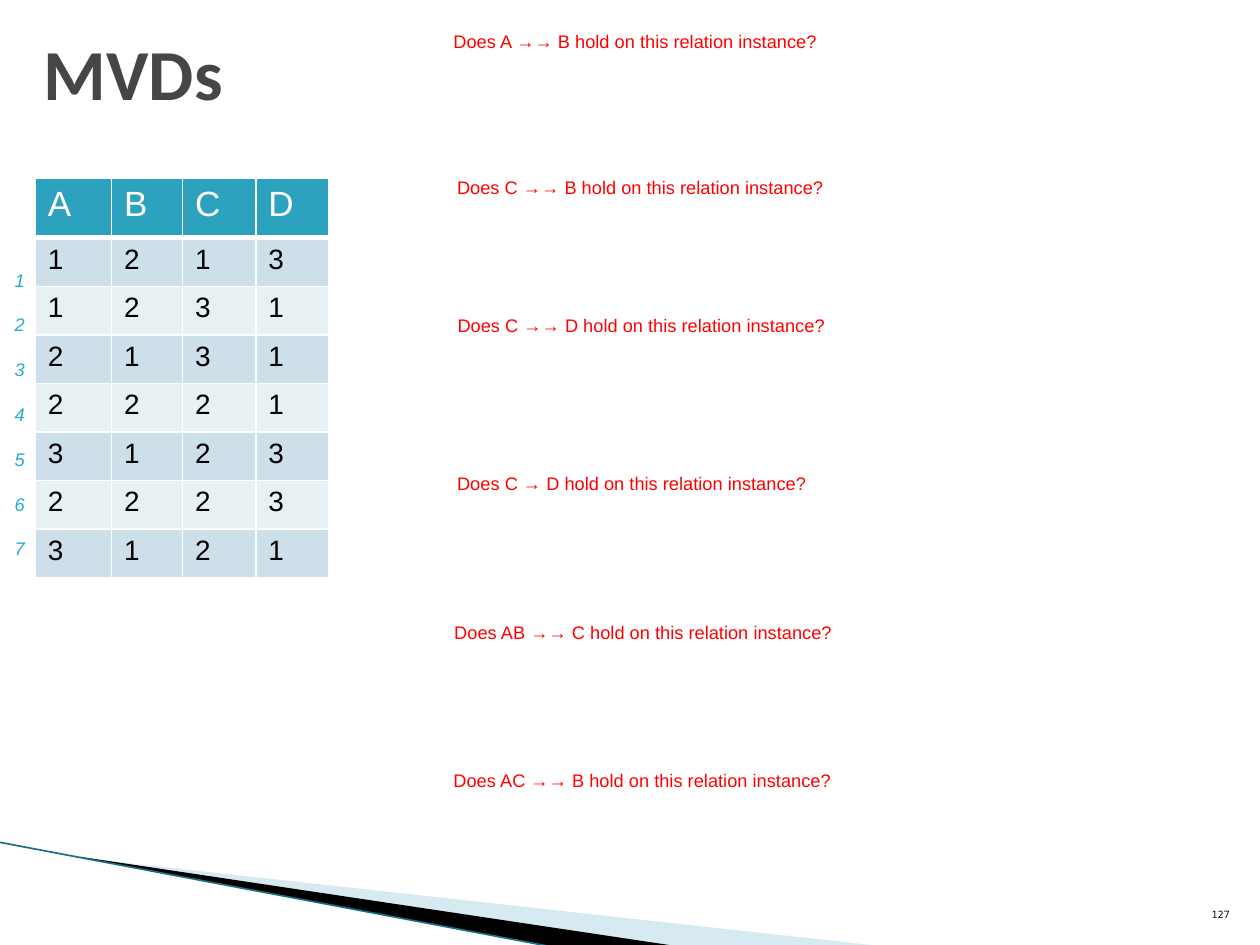
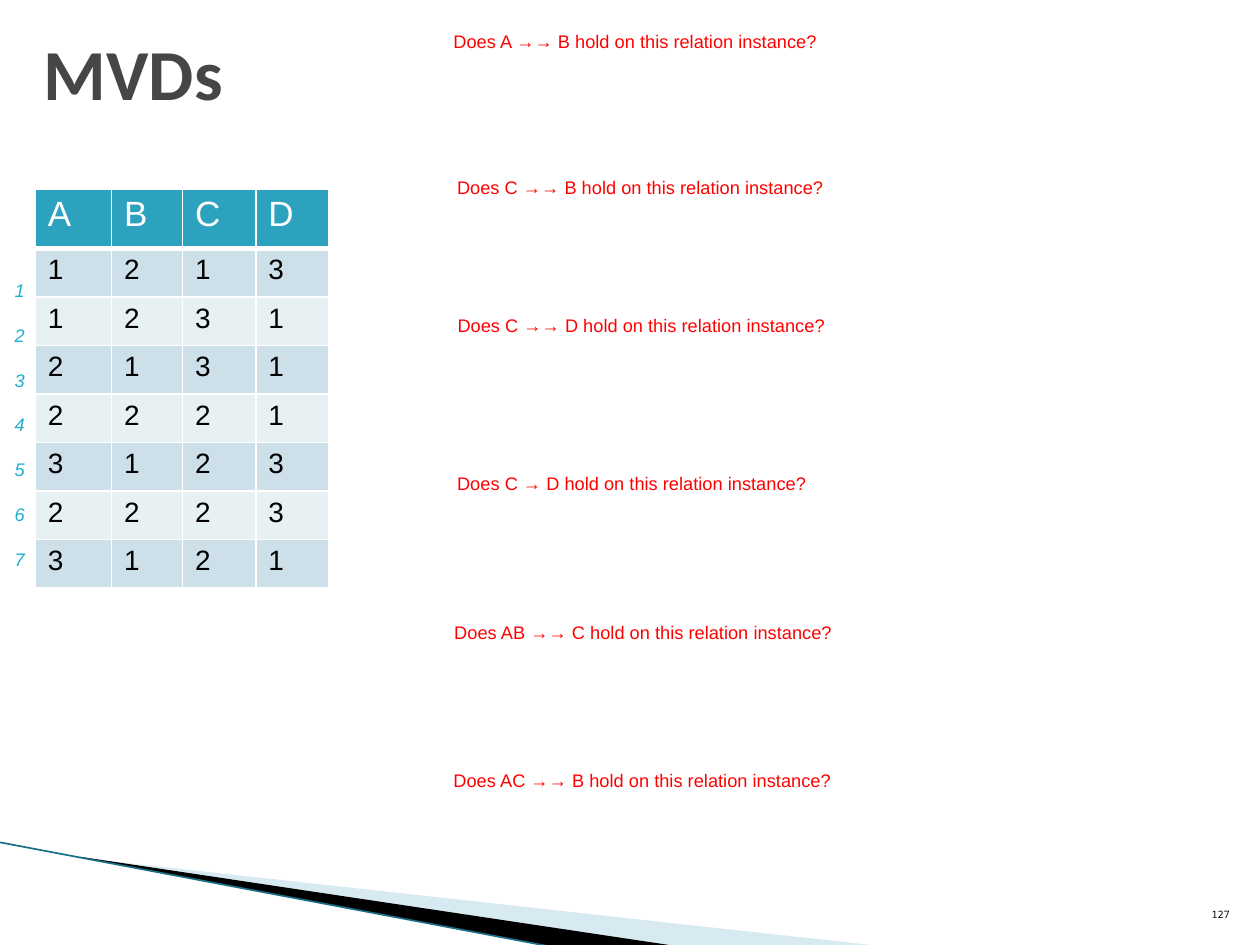
Before and after one commit to umddb/cmsc424-spring2024, a slide deck: slide 127 of Slides/03-E-R-Normalization.pptx. Drawn at 1260x945 pixels with LibreOffice and Linux fonts; fonts in the diff are those of the drawing; background and template pictures are left out. Boxes give left, top, right and bottom in pixels: in the first picture for what was removed or moved away, otherwise in the second. Text is boxed around its words. In the diff, an @@ line names an element or a change of style, - is before the commit and + after.

Commit message:
updated slides

```diff
--- a/Slides/03-E-R-Normalization.pptx
+++ b/Slides/03-E-R-Normalization.pptx
@@ table: place and size @@
-table at [35,179,329,578]
+table at [35,189,329,588]
@@ text "1": place and size @@
-text "1" at [15,297,211,555]
+text "1" at [15,308,211,566]
```
Also in this commit, not shown: 1 other file.
